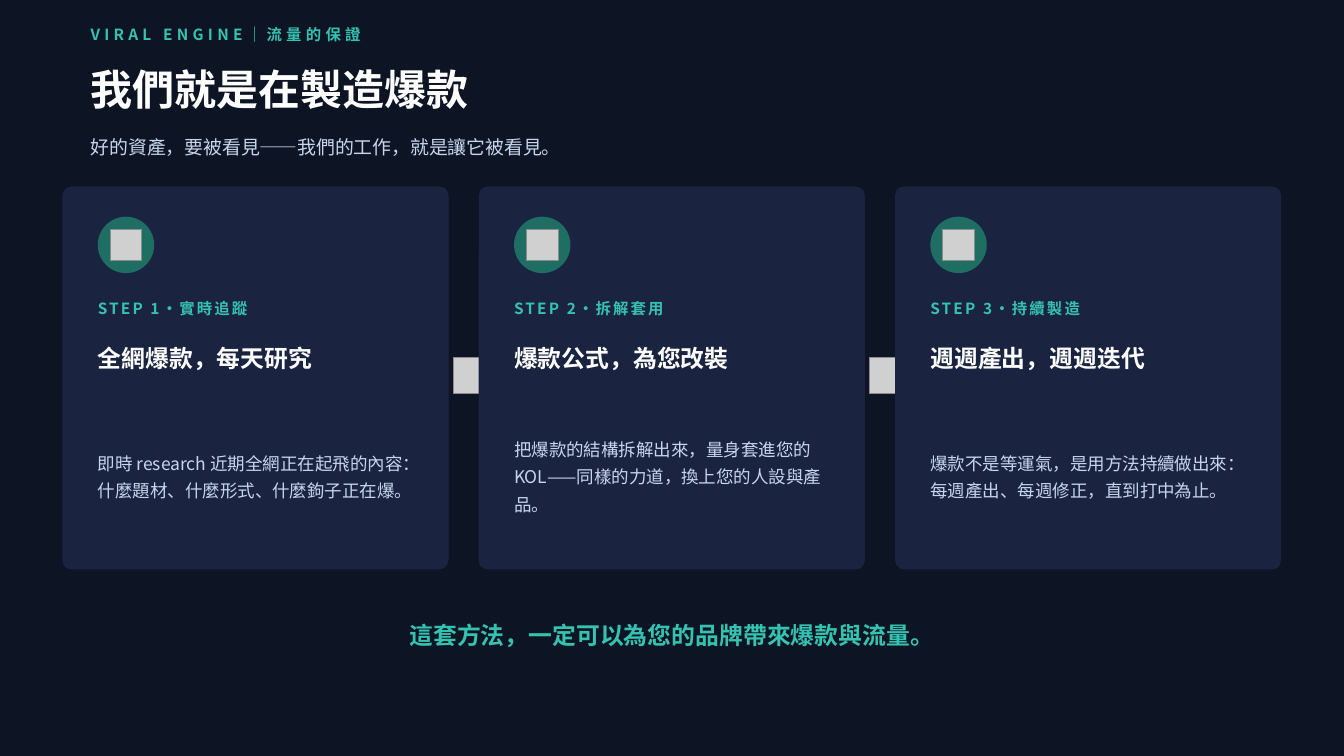
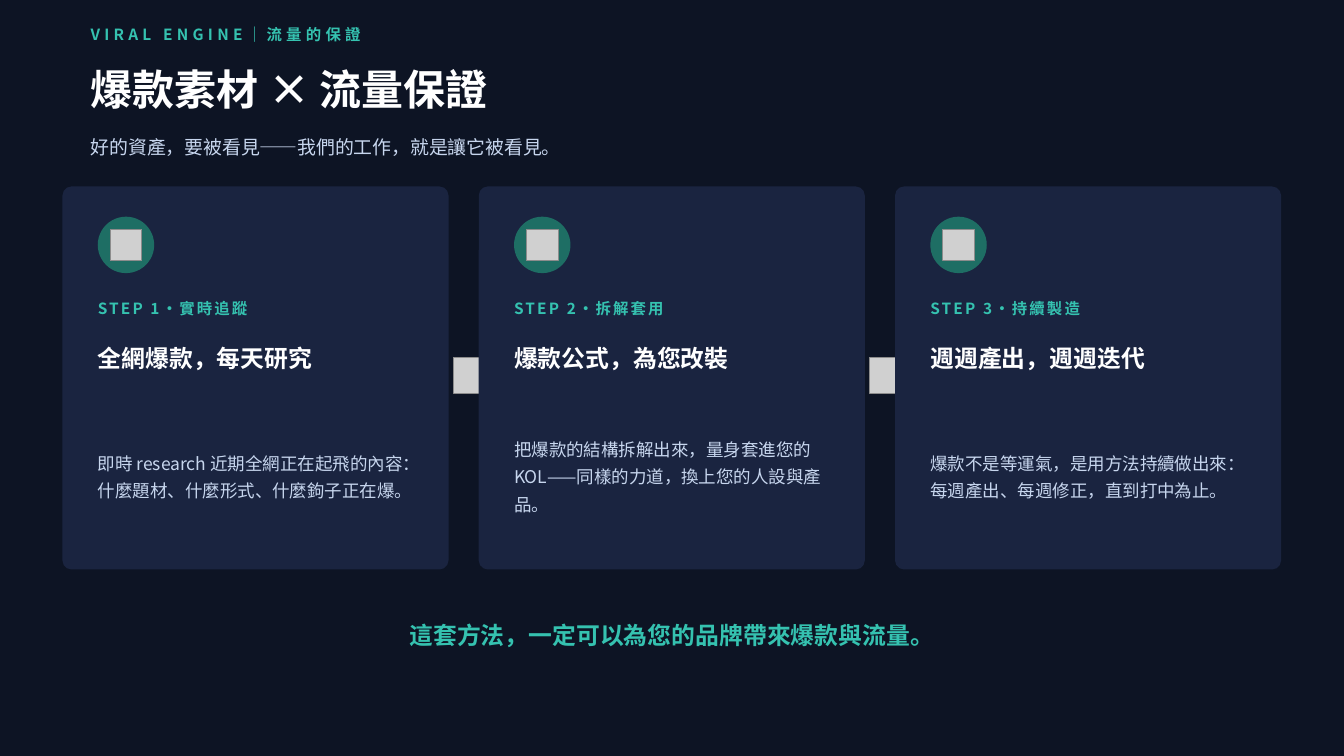
Before and after one commit to pennyhuang-oss/Virtual_KOL_Studio, a slide deck: slide 11 of business/數位人KOL-對外提案簡報.pptx. Drawn at 1344x756 pixels with LibreOffice and Linux fonts; fonts in the diff are those of the drawing; grey boxes stand for pictures. Boxes give left, top, right and bottom in pixels: in the first picture for what was removed or moved away, otherwise in the second. Text is boxed around its words. In the diff, an @@ line names an element or a change of style, - is before the commit and + after.

```diff
--- a/business/數位人KOL-對外提案簡報.pptx
+++ b/business/數位人KOL-對外提案簡報.pptx
@@ text at [91, 69, 488, 109]: text changed @@
-我們就是在製造爆款
+爆款素材 × 流量保證
```
Also in this commit, not shown: 4 other slides changed.
